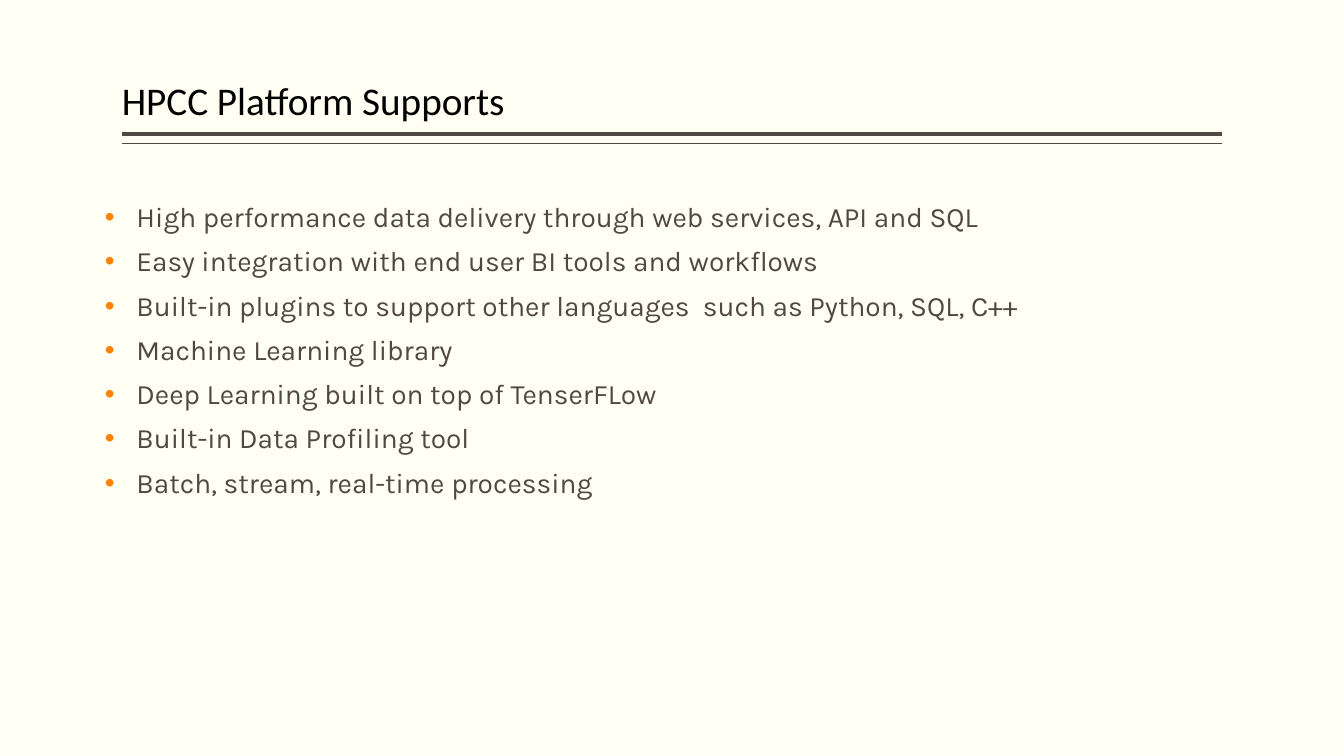
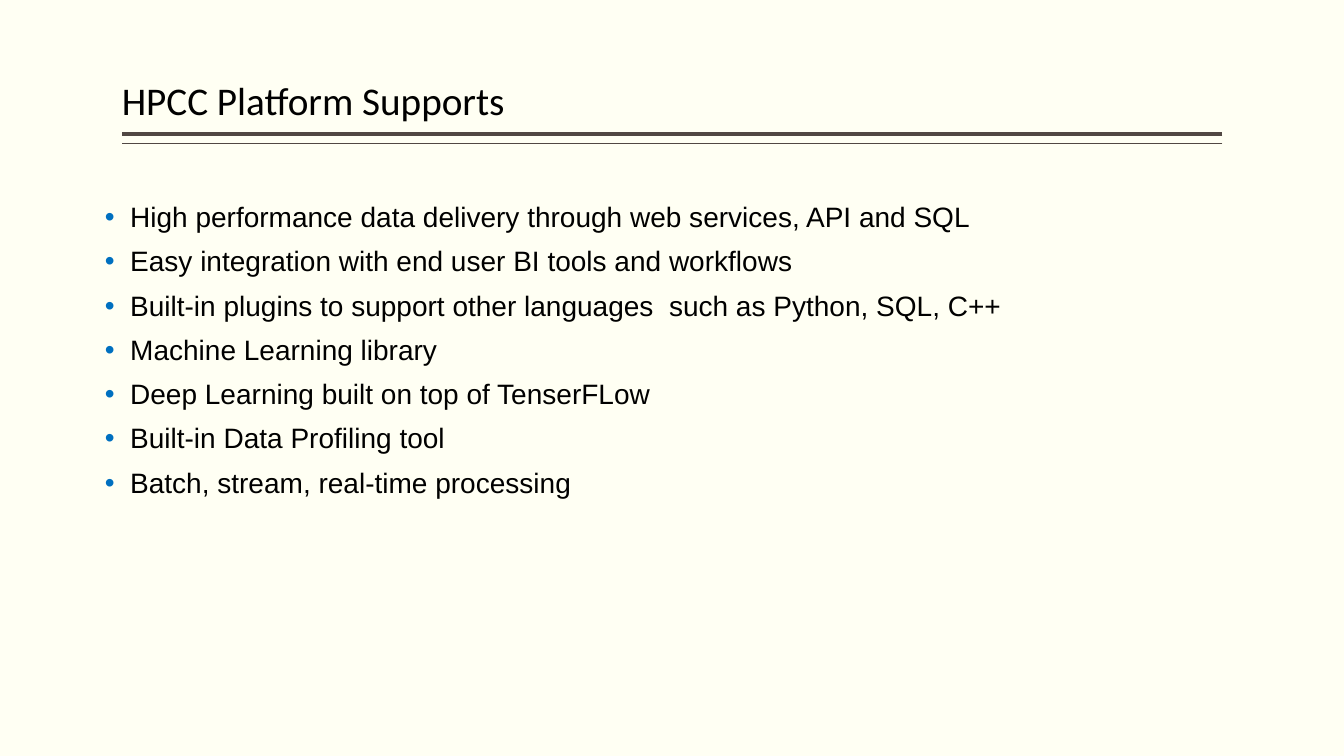
Before and after one commit to hpccsystems-solutions-lab/NCF-2021, a slide deck: slide 9 of BigData-ECL-NCF2021.pptx. Drawn at 1344x756 pixels with LibreOffice and Linux fonts; fonts in the diff are those of the drawing. Boxes give left, top, right and bottom in pixels: in the first picture for what was removed or moved away, otherwise in the second. Text is boxed around its words. In the diff, an @@ line names an element or a change of style, - is before the commit and + after.

```diff
--- a/BigData-ECL-NCF2021.pptx
+++ b/BigData-ECL-NCF2021.pptx
@@ text "High performance data delivery through ..." at <box>130,206,1001,498</box>: font Karla to Arial, text colour #514843 to #000000; indent changed; bullet colour #FF8200 to #0070C0 @@
```
Also in this commit, not shown: 5 other slides changed, 7 other files.
